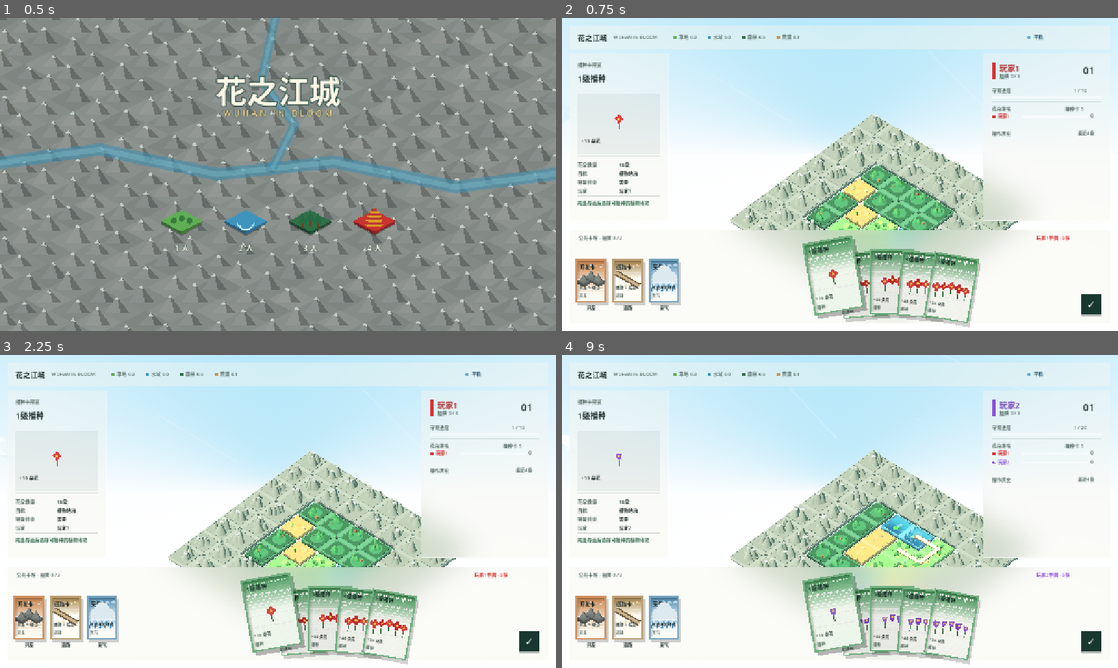
Above: before the commit, frames 1-4 (two rows, left to right).
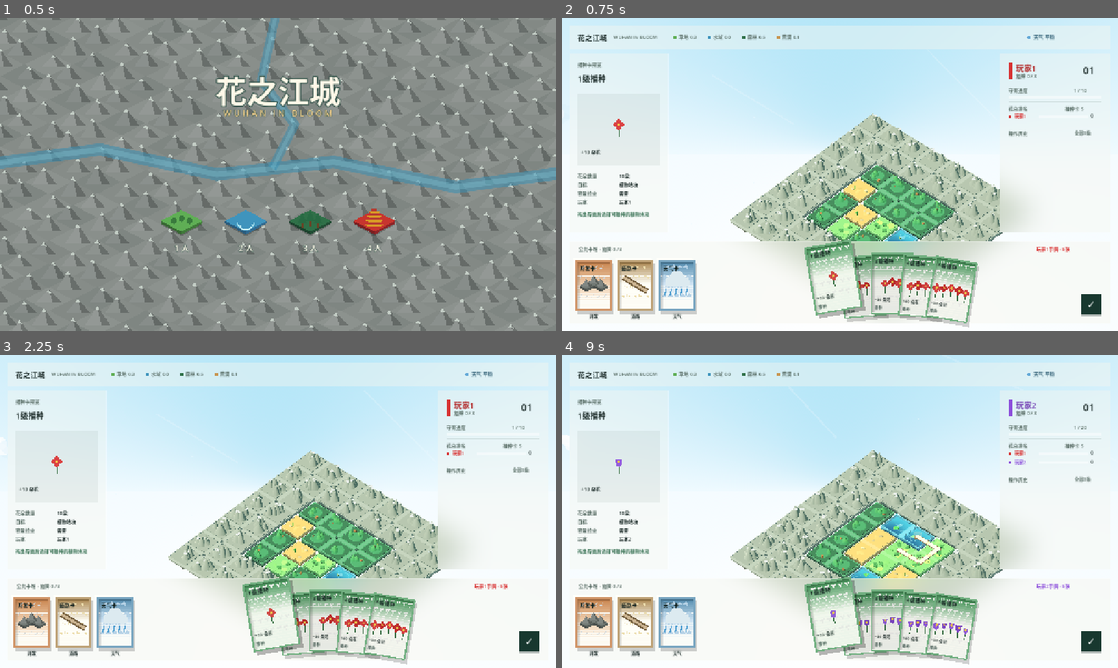
Above: after the commit, the same moments.

Repository: KurtZhang01/growcassonne
Game: Godot game, scene res://scenes/main.tscn
Same seed, same stepped clock (60 frames per second), same inputs: the game is played once before the commit and once after it.
Inputs (mouse positions are in pixels of both pictures, inside the frame that each line leads up to):
- Up to frame 1 (0.5 s): no input
- Up to frame 2 (0.75 s): tap Enter at 0.5 s; move the mouse to (962, 158) at 0.52 s; tap 1 at 0.6 s; click (962, 158) at 0.67 s
- Up to frame 3 (2.25 s): tap Space at 0.77, 1.25 s; drag from (166, 527) to (250, 574) at 1.27 s; tap Enter at 2 s; move the mouse to (333, 442) at 2.02 s; tap 3 at 2.1 s; click (333, 442) at 2.17 s
- Up to frame 4 (9 s): tap Space at 2.75, 3.77, 4.25, 6.77 s; drag from (812, 574) to (673, 464) at 2.77 s; tap Enter at 3.5, 5.1 s; move the mouse to (1006, 558) at 3.52 s; tap R at 3.6 s; click (1006, 558) at 3.67 s; drag from (673, 464) to (756, 433) at 4.27 s; move the mouse to (867, 511) at 5.02 s; click (867, 511) at 5.17 s; drag from (756, 433) to (728, 527) at 5.77 s; move the mouse to (962, 495) at 6.52 s; tap Q at 6.6 s; click (962, 495) at 6.67 s; drag from (728, 527) to (812, 574) at 7.27 s; move the mouse to (895, 442) at 8.02 s; tap C at 8.1 s; click (895, 442) at 8.17 s; drag from (812, 574) to (673, 464) at 8.77 s

Frame 1 is identical in both runs. In frame 2, 9.2% of the frame differs, in the area x 2-96%, y 5-99%; in frame 3, 9.2%; in frame 4, 9.2%.

Commit message:
Refine sky balance and game HUD

Diff:
--- a/scripts/main3d.gd
+++ b/scripts/main3d.gd
@@ -102,9 +102,9 @@
 const UI_DESIGN_SIZE := Vector2(1280.0, 720.0)
 const UI_MARGIN := 18.0
 const UI_TOP_HEIGHT := 54.0
-const UI_RAIL_HEIGHT := 214.0
+const UI_RAIL_HEIGHT := 188.0
 const UI_SIDE_TOP := 82.0
-const UI_SIDE_BOTTOM := 254.0
+const UI_SIDE_BOTTOM := 228.0
 
 # Nodes
 var camera: Camera3D; var grid_root: Node3D; var plant_root: Node3D
@@ -115,6 +115,7 @@
 var tile_select_root: Node3D; var selected_tile := Vector2i(-1, -1)
 var aura_root: Node3D; var settle_fx_root: Node3D; var weather_fx_root: Node3D
 var action_history: Array[String] = []
+var history_scroll := 0
 var placement_highlights := []
 var placement_highlight_root: Node3D
 var ranking_order: Array[int] = []
@@ -143,40 +144,40 @@
 
 	var sun = DirectionalLight3D.new()
 	sun.rotation_degrees = Vector3(-50, -25, 0)
-	sun.light_energy = 0.82; sun.light_color = Color("#ffe8c4")
+	sun.light_energy = 0.70; sun.light_color = Color("#ffe8c4")
 	sun.sky_mode = DirectionalLight3D.SKY_MODE_LIGHT_ONLY
 	sun.shadow_enabled = true; add_child(sun)
 
 	var fill = DirectionalLight3D.new()
 	fill.rotation_degrees = Vector3(30, 150, 0)
-	fill.light_energy = 0.22; fill.light_color = Color("#87c5c7")
+	fill.light_energy = 0.17; fill.light_color = Color("#87c5c7")
 	fill.sky_mode = DirectionalLight3D.SKY_MODE_LIGHT_ONLY
 	add_child(fill)
 
 	var rim = DirectionalLight3D.new()
 	rim.rotation_degrees = Vector3(-10, -120, 0)
-	rim.light_energy = 0.10; rim.light_color = Color("#f5b766")
+	rim.light_energy = 0.07; rim.light_color = Color("#f5b766")
 	rim.sky_mode = DirectionalLight3D.SKY_MODE_LIGHT_ONLY
 	add_child(rim)
 
 	var env = WorldEnvironment.new()
 	var e = Environment.new()
 	var sky_material = ProceduralSkyMaterial.new()
-	sky_material.sky_top_color = Color("#8fd0f2")
-	sky_material.sky_horizon_color = Color("#f5fbff")
-	sky_material.sky_curve = 0.22
-	sky_material.ground_horizon_color = Color("#f8fcff")
+	sky_material.sky_top_color = Color("#89cbed")
+	sky_material.sky_horizon_color = Color("#dff4ff")
+	sky_material.sky_curve = 0.28
+	sky_material.ground_horizon_color = Color("#e8f7ff")
 	sky_material.ground_bottom_color = Color("#ffffff")
-	sky_material.ground_curve = 0.12
+	sky_material.ground_curve = 0.55
 	var sky = Sky.new(); sky.sky_material = sky_material
 	sky.process_mode = Sky.PROCESS_MODE_QUALITY; sky.radiance_size = Sky.RADIANCE_SIZE_128
 	e.background_mode = Environment.BG_SKY; e.sky = sky
 	e.background_color = Color("#f8fcff")
 	e.ambient_light_source = Environment.AMBIENT_SOURCE_COLOR
 	e.ambient_light_color = Color("#a7d6c4")
-	e.ambient_light_energy = 0.60
+	e.ambient_light_energy = 0.52
 	e.tonemap_mode = Environment.TONE_MAPPER_FILMIC
-	e.glow_enabled = true; e.glow_intensity = 0.14; e.glow_bloom = 0.02
+	e.glow_enabled = true; e.glow_intensity = 0.10; e.glow_bloom = 0.015
 	env.environment = e; add_child(env)
 	_setup_sky_world()
 
@@ -1977,7 +1978,7 @@
 	ui_ctrl.queue_redraw()
 
 func _start_game():
-	action_history.clear(); ranking_order.clear(); ranking_y.clear(); ranking_values.clear()
+	action_history.clear(); history_scroll = 0; ranking_order.clear(); ranking_y.clear(); ranking_values.clear()
 	_init_grid()
 	current_player = randi() % player_count; turns_played = 0
 	total_turns = TOTAL_ROUNDS_PER_PLAYER * player_count
@@ -2042,7 +2043,7 @@
 	return Color.WHITE
 
 func _bottom_card_rect(index: int, count: int, vp: Vector2) -> Rect2:
-	var card_size = Vector2(104, 150)
+	var card_size = Vector2(98, 141)
 	var hand_left = UI_MARGIN + 315.0
 	var hand_right = vp.x - UI_MARGIN - 74.0
 	var available = maxf(card_size.x, hand_right - hand_left)
@@ -2072,7 +2073,7 @@
 	return Rect2(-rect.size * 0.5, rect.size).has_point(local)
 
 func _deck_rect(index: int, vp: Vector2) -> Rect2:
-	return Rect2(UI_MARGIN + 14.0 + index * 84.0, vp.y - UI_MARGIN - 148.0, 70.0, 99.0)
+	return Rect2(UI_MARGIN + 14.0 + index * 96.0, vp.y - UI_MARGIN - 145.0, 82.0, 116.0)
 
 func _card_at_pointer(pointer: Vector2, vp: Vector2) -> int:
 	if selected_card >= 0 and selected_card < current_hand.size() and _hand_card_has_point(pointer, selected_card, vp): return selected_card
@@ -2266,7 +2267,7 @@
 
 func _record_action(message: String):
 	action_history.push_front("%s · %s" % [PLAYER_NAMES[current_player], message])
-	if action_history.size() > 4: action_history.resize(4)
+	history_scroll = 0
 
 func _apply_pending_develop(anchor: Vector2i, card: Dictionary) -> bool:
 	var cells = _develop_card_cells(anchor, int(card["level"]), piece_rotation)
@@ -3098,7 +3099,7 @@
 	return clampf(vp.x * 0.18, 190.0, 226.0)
 
 func _ui_right_width(vp: Vector2) -> float:
-	return clampf(vp.x * 0.23, 240.0, 292.0)
+	return clampf(vp.x * 0.20, 220.0, 254.0)
 
 func _ui_top_rect(vp: Vector2) -> Rect2:
 	return Rect2(UI_MARGIN, UI_MARGIN, vp.x - UI_MARGIN * 2.0, UI_TOP_HEIGHT)
@@ -3118,6 +3119,13 @@
 
 func _pointer_over_ui(pointer: Vector2, vp: Vector2) -> bool:
 	return _ui_top_rect(vp).has_point(pointer) or _ui_left_rect(vp).has_point(pointer) or _ui_right_rect(vp).has_point(pointer) or _ui_rail_rect(vp).has_point(pointer)
+
+func _history_capacity(vp: Vector2) -> int:
+	var inner = _ui_right_rect(vp).grow(-20.0)
+	var progress_top = inner.position.y + 48.0
+	var ranking_top = progress_top + 43.0 + 31.0
+	var history_top = ranking_top + player_count * 21.0 + 35.0
+	return maxi(1, floori((inner.end.y - history_top - 2.0) / 25.0))
 
 func _layout_glass_panels(vp: Vector2, interface_scale: float):
 	if ui_glass_panels.size() != 4: return
@@ -3150,8 +3158,17 @@
 					player_count = index + 1; state = S.PLAY_CARDS; _start_game(); return
 		return
 
-	# ---- Zoom: scroll wheel ----
+	# The history panel owns the wheel while hovered; elsewhere it controls zoom.
 	if event is InputEventMouseButton:
+		var ui_view = get_viewport().get_visible_rect().size / _ui_scale(get_viewport().get_visible_rect().size)
+		var ui_pointer = _ui_point(event.position)
+		if _ui_right_rect(ui_view).has_point(ui_pointer):
+			var capacity = _history_capacity(ui_view)
+			var max_scroll = maxi(0, action_history.size() - capacity)
+			if event.button_index == MOUSE_BUTTON_WHEEL_UP:
+				history_scroll = maxi(0, history_scroll - 1); ui_ctrl.queue_redraw(); return
+			elif event.button_index == MOUSE_BUTTON_WHEEL_DOWN:
+				history_scroll = mini(max_scroll, history_scroll + 1); ui_ctrl.queue_redraw(); return
 		if event.button_index == MOUSE_BUTTON_WHEEL_UP:
 			cam_zoom_target = clamp(cam_zoom_target * (1.0 + CAM_ZOOM_SPEED), CAM_ZOOM_MIN, CAM_ZOOM_MAX)
 			return
@@ -3367,7 +3384,7 @@
 		_rebuild_card_model_preview(card)
 		ui_ctrl.draw_texture_rect(card_preview_viewport.get_texture(), rect, false)
 	else:
-		_draw_card_model_icon(card, rect.get_center() + Vector2(0, -12), _card_accent(card).lightened(0.08))
+		_draw_card_model_icon(card, rect.get_center() + Vector2(0, -12), _card_accent(card).lightened(0.08), 1.28)
 		_draw_fitted_text(_card_effect_text(card), Rect2(rect.position + Vector2(8, rect.size.y - 39), Vector2(rect.size.x - 16, 30)), font, 11, ink)
 
 func _card_preview_title(card: Dictionary) -> String:
@@ -3470,7 +3487,7 @@
 			else: _tile_pavilion_surface(root, 0)
 	_spawn_decor(terrain, root, roads[pos.x][pos.y])
 	if roads[pos.x][pos.y] != 0 and terrain != T_BUILDING: _spawn_road(root, roads[pos.x][pos.y])
-	card_preview_camera.size = 2.7
+	card_preview_camera.size = 2.28 if terrain == T_BUILDING else 2.08
 	var target = Vector3(0, 0.25, 0); card_preview_camera.look_at_from_position(target + Vector3(3.2, 3.4, 4.2), target)
 
 func _rebuild_card_model_preview(card: Dictionary):
@@ -3501,7 +3518,7 @@
 			var mask = _rotate_road_mask(int(roads_data[index]), piece_rotation)
 			if mask != 0: _spawn_road(tile_root, mask)
 	var span = maxi(max_cell.x - min_cell.x + 1, max_cell.y - min_cell.y + 1)
-	card_preview_camera.size = 2.4 + maxf(0.0, float(span - 1)) * 1.05
+	card_preview_camera.size = 1.92 + maxf(0.0, float(span - 1)) * 0.82
 	var target = Vector3(0, 0.25, 0)
 	card_preview_camera.look_at_from_position(target + Vector3(3.2, 3.4, 4.2), target)
 
@@ -3534,11 +3551,11 @@
 		ui_ctrl.draw_rect(Rect2(x, center_y - 5.0, 8.0, 8.0), terrain_colors[i], true)
 		_draw_fitted_text("%s %.1f" % [names_short[i], rate], Rect2(x + 13.0, center_y - 9.0, 65.0, 20.0), font, 11, muted)
 		x += 79.0
-	var weather_text = "平稳"
+	var weather_text = "天气 平稳"
 	if not active_weather.is_empty() or rainbow_turns > 0:
-		weather_text = ""
-		for weather in active_weather.keys(): weather_text += "%s · %d回合  " % [weather, active_weather[weather]]
-		if rainbow_turns > 0: weather_text += "彩虹 · %d回合" % rainbow_turns
+		weather_text = "天气 "
+		for weather in active_weather.keys(): weather_text += "%s %d回合  " % [weather, active_weather[weather]]
+		if rainbow_turns > 0: weather_text += "彩虹 %d回合" % rainbow_turns
 	var weather_width = minf(190.0, bar.end.x - x - 18.0)
 	ui_ctrl.draw_circle(Vector2(bar.end.x - weather_width + 3.0, center_y), 4.0, Color("#65a9d8"))
 	_draw_fitted_text(weather_text.strip_edges(), Rect2(bar.end.x - weather_width + 14.0, center_y - 9.0, weather_width - 14.0, 20.0), font, 11, Color("#37657a"))
@@ -3575,13 +3592,23 @@
 	y = rank_top + player_count * 21.0 + 5.0
 	ui_ctrl.draw_line(Vector2(inner.position.x, y), Vector2(inner.end.x, y), Color(0.20, 0.30, 0.26, 0.18), 1.0)
 	_draw_fitted_text("操作历史", Rect2(inner.position.x, y + 8, 100, 18), font, 11, muted)
-	_draw_fitted_text("最近4条", Rect2(inner.end.x - 54, y + 8, 54, 18), font, 10, muted)
+	_draw_fitted_text("全部%d条" % action_history.size(), Rect2(inner.end.x - 62, y + 8, 62, 18), font, 10, muted)
 	var history_top = y + 30.0
-	var visible_count = mini(action_history.size(), maxi(0, floori((inner.end.y - history_top - 2.0) / 25.0)))
-	for index in visible_count:
-		var color = _player_text_color(action_history[index], muted)
-		ui_ctrl.draw_rect(Rect2(inner.position.x, history_top + index * 25.0, 4, 19), color, true)
-		_draw_fitted_text(action_history[index], Rect2(inner.position.x + 12, history_top + index * 25.0, inner.size.x - 12, 20), font, 10, color)
+	var capacity = maxi(0, floori((inner.end.y - history_top - 2.0) / 25.0))
+	history_scroll = clampi(history_scroll, 0, maxi(0, action_history.size() - capacity))
+	var visible_count = mini(maxi(0, action_history.size() - history_scroll), capacity)
+	for slot in visible_count:
+		var history_index = history_scroll + slot
+		var color = _player_text_color(action_history[history_index], muted)
+		ui_ctrl.draw_rect(Rect2(inner.position.x, history_top + slot * 25.0, 4, 19), color, true)
+		_draw_fitted_text(action_history[history_index], Rect2(inner.position.x + 12, history_top + slot * 25.0, inner.size.x - 17, 20), font, 10, color)
+	if action_history.size() > capacity and capacity > 0:
+		var track = Rect2(inner.end.x - 3.0, history_top, 2.0, capacity * 25.0 - 5.0)
+		ui_ctrl.draw_rect(track, Color(0.20, 0.30, 0.26, 0.12), true)
+		var thumb_h = maxf(12.0, track.size.y * float(capacity) / float(action_history.size()))
+		var max_scroll = maxi(1, action_history.size() - capacity)
+		var thumb_y = track.position.y + (track.size.y - thumb_h) * float(history_scroll) / float(max_scroll)
+		ui_ctrl.draw_rect(Rect2(track.position.x, thumb_y, track.size.x, thumb_h), Color(0.20, 0.30, 0.26, 0.42), true)
 
 func _draw_card_rail_labels(vp: Vector2, font: Font, muted: Color):
 	var rail = _ui_rail_rect(vp)
@@ -3606,7 +3633,7 @@
 		if hovered_deck_index == i and state == S.DRAW_CARDS: rect.position.y -= 4.0
 		for layer in range(2, 0, -1):
 			ui_ctrl.draw_rect(Rect2(rect.position + Vector2(-layer * 3.0, -layer * 3.0), rect.size), Color(1.0, 1.0, 0.98, 0.90), true)
-		_draw_card_component(cards[i], rect, font, ink, muted, ui_preview_mode == "deck" and ui_preview_index == i, 0.0)
+		_draw_card_component(cards[i], rect, font, ink, muted, ui_preview_mode == "deck" and ui_preview_index == i, 0.0, false)
 		if state != S.DRAW_CARDS: ui_ctrl.draw_rect(rect.grow(-4.0), Color(0.20, 0.24, 0.22, 0.16), true)
 		ui_ctrl.draw_string(font, Vector2(rect.position.x, rect.end.y + 18), ["开发", "道路", "天气"][i], HORIZONTAL_ALIGNMENT_CENTER, rect.size.x, 10, ink if state == S.DRAW_CARDS else muted)
 
@@ -3637,7 +3664,7 @@
 	var depth = float(index) / maxf(float(current_hand.size() - 1), 1.0)
 	_draw_card_component(card, rect, font, ink, muted, active, 0.0 if active else 0.04 + (1.0 - depth) * 0.08)
 
-func _draw_card_component(card: Dictionary, rect: Rect2, font: Font, ink: Color, muted: Color, active: bool, depth_mask: float):
+func _draw_card_component(card: Dictionary, rect: Rect2, font: Font, ink: Color, muted: Color, active: bool, depth_mask: float, show_details: bool = true):
 	var base = _card_base_color(card)
 	var accent = _card_accent(card)
 	# 1. 投影
@@ -3673,10 +3700,11 @@
 		ui_ctrl.draw_rect(Rect2(inner.position.x, band_y, inner.size.x, next_y - band_y + 1.0), band_color, true)
 	# 5. 卡牌内容
 	_draw_repeating_card_pattern(inner, card["kind"], base.darkened(0.08))
+	_draw_card_model_icon(card, inner.get_center() + Vector2(0, -3), accent.lightened(0.08))
+	if show_details:
+		_draw_fitted_text(_card_description(card), Rect2(inner.position + Vector2(4, inner.size.y - 36), Vector2(inner.size.x - 8, 16)), font, 9, ink)
+		_draw_fitted_text(card["deck"], Rect2(inner.position + Vector2(4, inner.size.y - 18), Vector2(inner.size.x - 8, 14)), font, 9, muted)
 	_draw_fitted_text(card["name"], Rect2(inner.position + Vector2(5, 7), Vector2(inner.size.x - 10, 20)), font, 12, ink)
-	_draw_card_model_icon(card, inner.get_center() + Vector2(0, -3), accent.lightened(0.08))
-	_draw_fitted_text(_card_description(card), Rect2(inner.position + Vector2(4, inner.size.y - 36), Vector2(inner.size.x - 8, 16)), font, 9, ink)
-	_draw_fitted_text(card["deck"], Rect2(inner.position + Vector2(4, inner.size.y - 18), Vector2(inner.size.x - 8, 14)), font, 9, muted)
 	# 6. 选中/深度遮罩
 	if active:
 		ui_ctrl.draw_rect(inner, Color(accent.r, accent.g, accent.b, 0.08), true)
@@ -3693,21 +3721,21 @@
 		var a = 0.20 * (1.0 - float(s) / sh)
 		ui_ctrl.draw_rect(Rect2(inner.position.x + s, inner.position.y + sh, 1.0, inner.size.y - sh), Color(0, 0, 0, a), true)
 
-func _draw_card_model_icon(card: Dictionary, center: Vector2, color: Color):
+func _draw_card_model_icon(card: Dictionary, center: Vector2, color: Color, preview_scale: float = 1.0):
 	match card["kind"]:
-		"seed": _draw_seed_card_flowers(center, int(card["level"]))
+		"seed": _draw_seed_card_flowers(center, int(card["level"]), preview_scale)
 		"develop": _draw_develop_card_mountains(center, card)
 		"building_develop": _draw_building_card_model(center, int(card["level"]))
 		"weather": _draw_weather_card_forecast(center, str(card.get("weather", "")))
 		_: _draw_card_symbol(card, center, color)
 
-func _draw_seed_card_flowers(center: Vector2, level: int):
+func _draw_seed_card_flowers(center: Vector2, level: int, preview_scale: float = 1.0):
 	var count = clampi(level, 1, 5)
 	for flower_index in count:
-		var x = center.x + (flower_index - (count - 1) * 0.5) * 17.0
-		var y = center.y + absf(flower_index - (count - 1) * 0.5) * 3.0
-		var scale = 0.82 + float((flower_index + level) % 3) * 0.10
-		ui_ctrl.draw_line(Vector2(x, y + 23), Vector2(x, y + 2), Color("#397044"), 2.2)
+		var x = center.x + (flower_index - (count - 1) * 0.5) * 17.0 * preview_scale
+		var y = center.y + absf(flower_index - (count - 1) * 0.5) * 3.0 * preview_scale
+		var scale = (0.82 + float((flower_index + level) % 3) * 0.10) * preview_scale
+		ui_ctrl.draw_line(Vector2(x, y + 23 * preview_scale), Vector2(x, y + 2 * preview_scale), Color("#397044"), 2.2 * preview_scale)
 		_draw_card_flower_bloom(Vector2(x, y), current_player, scale, flower_index)
 
 func _draw_card_flower_bloom(center: Vector2, owner: int, scale: float, variant: int):
